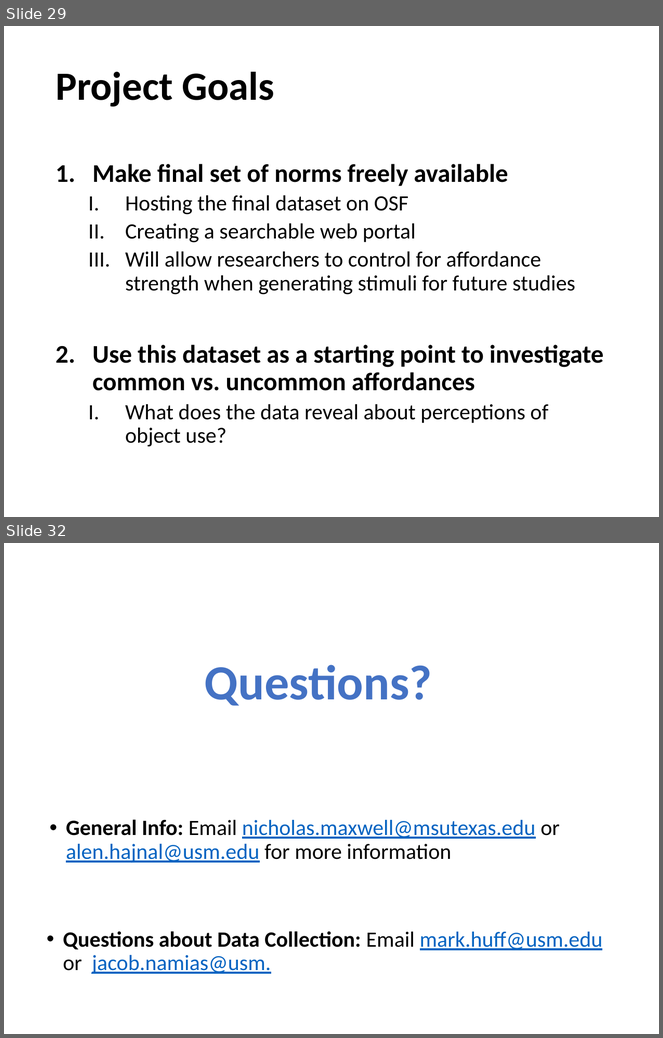
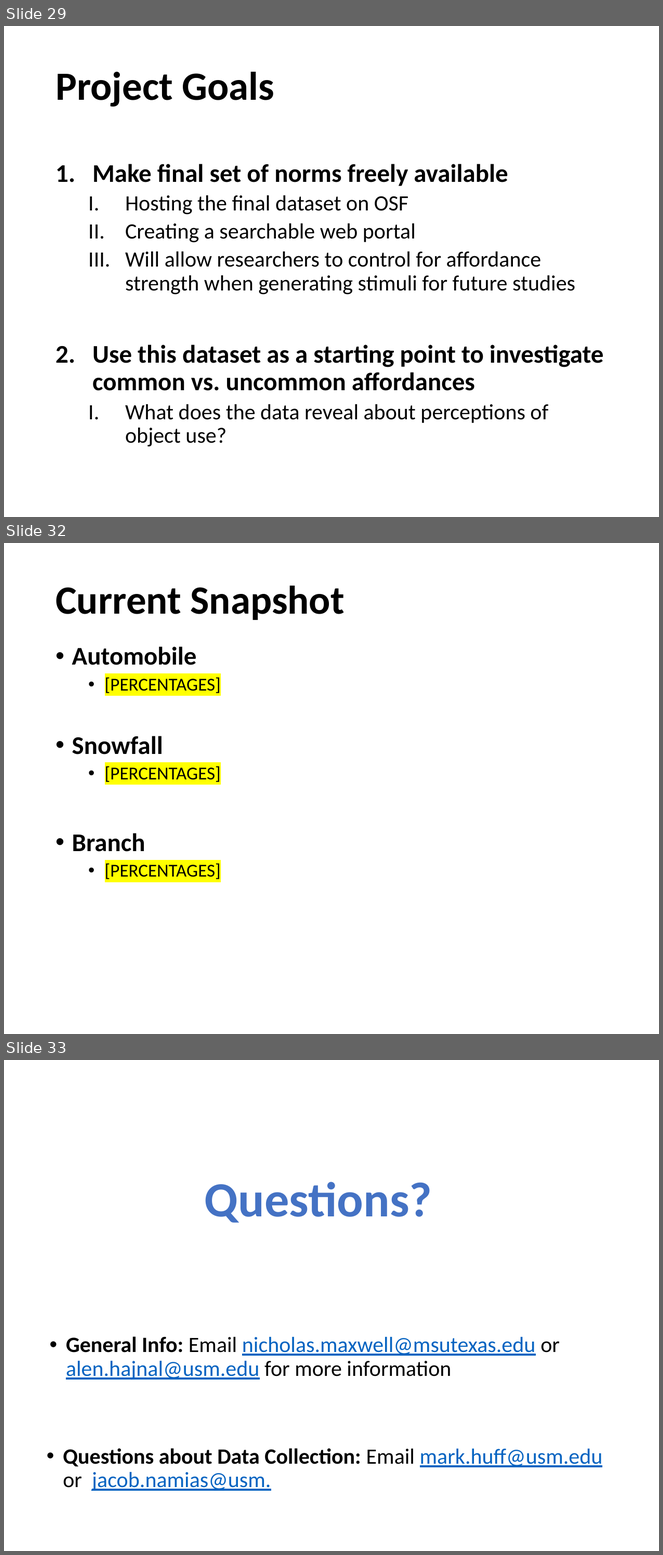
Before and after one commit to npm27/Affordance-Norms, a slide deck: 5 Presentations/UCONN 2022.pptx. Shown one above the other, each under a label of ours: slides 29 and 32 before the commit, slides 29, 32 and 33 after it; the slides between them are not shown. The pictures are 663x1038 and 663x1555 pixels, drawn with LibreOffice and Linux fonts; fonts in the diff are those of the drawing. Boxes give left, top, right and bottom in pixels: in the first picture for what was removed or moved away, otherwise in the second. Text is boxed around its words. In the diff, an @@ line names an element or a change of style, - is before the commit and + after.

```diff
--- a/5 Presentations/UCONN 2022.pptx
+++ b/5 Presentations/UCONN 2022.pptx
@@ slide 32 added at bbox=[4, 543, 659, 1034], background #FFFFFF @@
@@ title added at bbox=[55, 586, 345, 620], 44 pt, text #000000, bold @@
+Current Snapshot
@@ text added at bbox=[72, 646, 221, 879], 20 pt, text #000000 @@
+• Automobile
+  • [PERCENTAGES]
+• Snowfall
+  • [PERCENTAGES]
+• Branch
+  • [PERCENTAGES]
@@ what was slide 32 is now slide 33 @@
```
Also in this commit, not shown: 5 slides changed, 1 other slide added, 1 slide removed, 2 other files.
